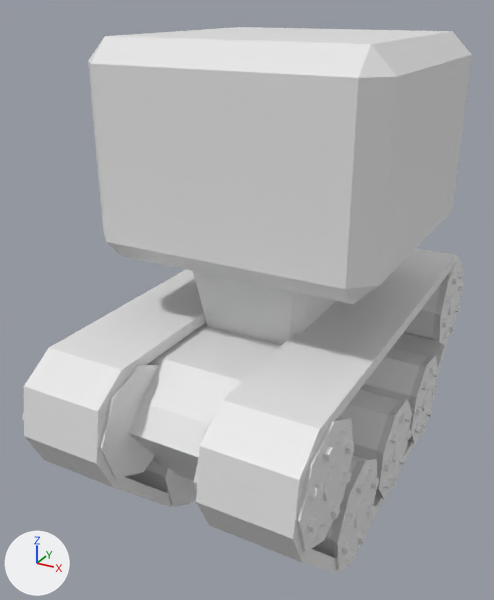
A saved change to the Blender file Robots.blend.
Camera for both pictures: a camera (50 mm lens) standing at (1.51, -3.19, 2.6) and looking at (-0.15, -0.15, 1.08). The axes (+X, +Y, +Z) are drawn at lower left. The lights are the same throughout. The first picture is the older version.

In view in the first picture: 'TorsoRectangle', 'TreadBase', 'TreadHolder', 'TreadWheels', 'Treads'.
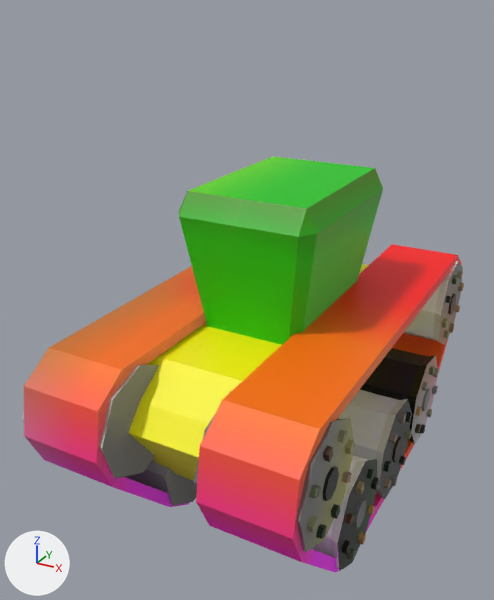
Boxes [x1, y1, x2, y2] around the edits, measured in the pictures (494 x 600 px):
'TorsoRectangle', hidden: before [88, 27, 472, 304]
'Treads', recoloured, surface changed (white to orange): [24, 248, 462, 573] in both
'TreadWheels', recoloured, surface changed (white to grey): [22, 261, 464, 571] in both
'TreadHolder', recoloured, surface changed (white to yellow): [129, 322, 281, 481] in both
part 1 of me_cube_006, added (green): after [236, 162, 383, 345]
part 2 of me_cube_006, recoloured (white to green): before [193, 271, 335, 345]; after [179, 156, 321, 336]
part 3 of me_cube_007, surface changed (white to yellow): before [129, 322, 281, 481]; after [129, 264, 369, 481]

Patch to the scene script:
```diff
--- a/Robots.blend.py
+++ b/Robots.blend.py
@@ img_uvmap_png @@
+img_uvmap_png = load_image('UVMap.png', 'UVMap.png', 8, 8, 'sRGB')
@@ mat_testmaterial @@
+mat_testmaterial = principled_material('TestMaterial')
+mat_testmaterial.texture = img_uvmap_png
@@ me_cube_006 @@
 # used by ob_treadbase; location = (0.0, 0.0, 0.0)
-me_cube_006.from_pydata(...)  # 20 vertices, 17 faces; spans x -0.373..0.0, y -0.538..0.538, z 0.742..1.742
+me_cube_006.from_pydata(...)  # 32 vertices, 34 faces; spans x -0.373..0.373, y -0.538..0.538, z 0.742..1.742
+# me_cube_006 part 1
+# 12 vertices are added at x 0.206..0.373, y -0.538..0.538, z 0.742..1.742
+# 17 new faces join them
+# me_cube_006 part 2: 17 faces spanning x -0.373..0.0, y -0.538..0.538, z 0.742..1.742 switch from no material to mat_testmaterial (picture img_uvmap_png)
@@ me_cube_007 @@
 me_cube_007.from_pydata(...)  # 102 vertices, 104 faces; spans x -0.37..0.37, y -1.13..1.13, z 0.16..1.02
 # used by ob_treadholder; location = (0.0, 0.0, 0.0)
+# me_cube_007 part 3: texture (UV) coordinates of 104 of 104 faces, centred in x -0.34..0.34, y -1.09..1.09, z 0.16..1.02, changed; they spanned u 0.25..0.75, v 0.38..0.62 and now span u 0.78..0.97, v 0.51..0.99
+me_cube_007.materials.append(mat_testmaterial)  # picture img_uvmap_png
@@ me_circle_001 @@
 me_circle_001.from_pydata(...)  # 1300 vertices, 1360 faces; spans x -0.74..0.74, y -1.32..1.31, z 0.01..1.07
 # used by ob_treadwheels; location = (0.0, 0.0, 0.0)
+# me_circle_001 part 4: texture (UV) coordinates of 1360 of 1360 faces, centred in x -0.74..0.74, y -1.27..1.28, z 0.04..1.03, changed; they spanned u 0.0..0.0, v 0.0..0.0 and now span u 0.52..0.99, v 0.01..0.48
+me_circle_001.materials.append(mat_testmaterial)  # picture img_uvmap_png
@@ me_cube @@
 me_cube.from_pydata(...)  # 128 vertices, 128 faces; spans x -0.69..0.69, y -1.33..1.33, z -0.01..1.09
 # used by ob_treads; location = (0.0, 0.0, 0.0)
+# me_cube part 5: texture (UV) coordinates of 128 of 128 faces, centred in x -0.69..0.69, y -1.31..1.31, z -0.01..1.09, changed; they spanned u 0.25..0.75, v 0.38..0.88 and now span u 0.0..0.46, v 0.0..1.0
+me_cube.materials.append(mat_testmaterial)  # picture img_uvmap_png
@@ ob_torsorectangle @@
 ob_torsorectangle.location = (0.0, 0.0, 0.0)
+ob_torsorectangle.hide_set(True)
@@ ob_treadbase @@
 ob_treadbase.location = (0.0, 0.0, 0.0)
-_m = ob_treadbase.modifiers.new('Mirror', 'MIRROR')
```
